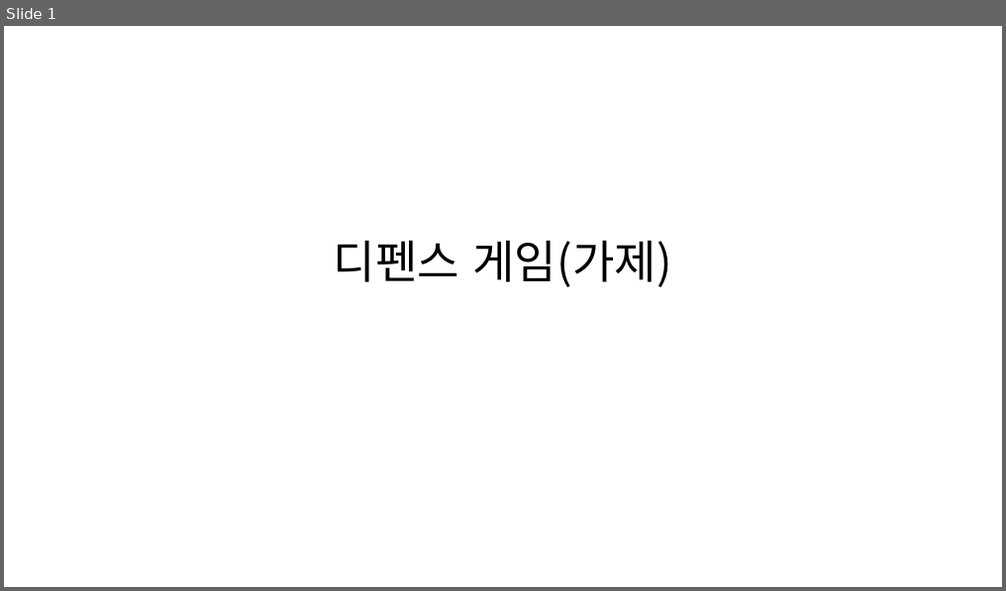
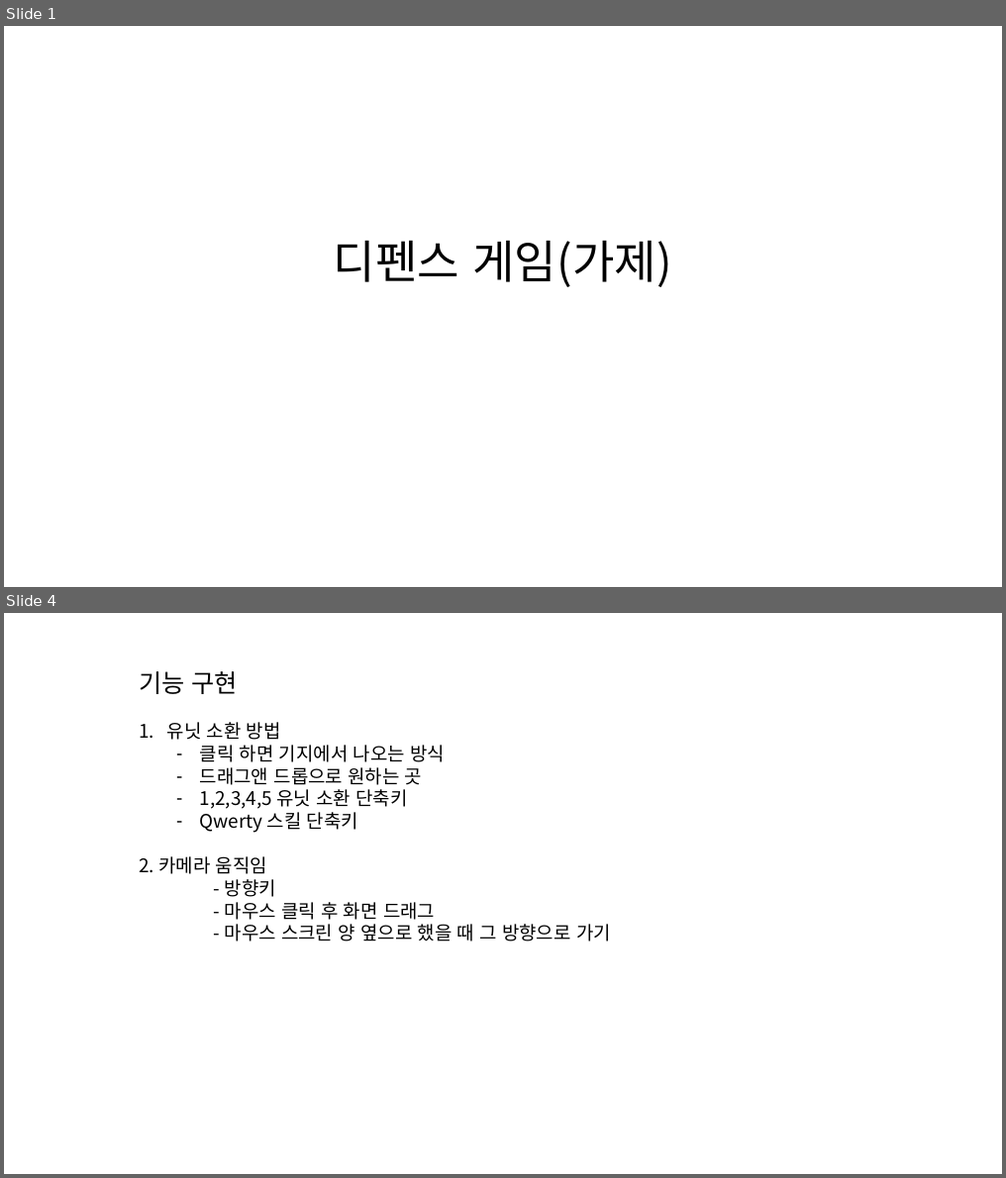
Before and after one commit to JeonJohnson/BICTestRepository, a slide deck: 디펜스 게임 (프로토 타입 기획서)1.pptx. Shown one above the other, each under a label of ours: slide 1 before the commit, slides 1 and 4 after it; the slides between them are not shown. The pictures are 1006x591 and 1006x1178 pixels, drawn with LibreOffice and Linux fonts; fonts in the diff are those of the drawing. Boxes give left, top, right and bottom in pixels: in the first picture for what was removed or moved away, otherwise in the second. Text is boxed around its words. In the diff, an @@ line names an element or a change of style, - is before the commit and + after.

```diff
--- a/디펜스 게임 (프로토 타입 기획서)1.pptx
+++ b/디펜스 게임 (프로토 타입 기획서)1.pptx
@@ slide 4 added at [4,613,1002,1174], background #FFFFFF @@
@@ text added at [139,671,611,942], 18 pt, text #000000 @@
+기능 구현
+1. 유닛 소환 방법
+  – 클릭 하면 기지에서 나오는 방식
+  – 드래그앤 드롭으로 원하는 곳
+  – 1,2,3,4,5 유닛 소환 단축키
+  – Qwerty 스킬 단축키
+2. 카메라 움직임
+- 방향키
+- 마우스 클릭 후 화면 드래그
+- 마우스 스크린 양 옆으로 했을 때 그 방향으로 가기
```
Also in this commit, not shown: 4 slides changed, 4 other slides added.
